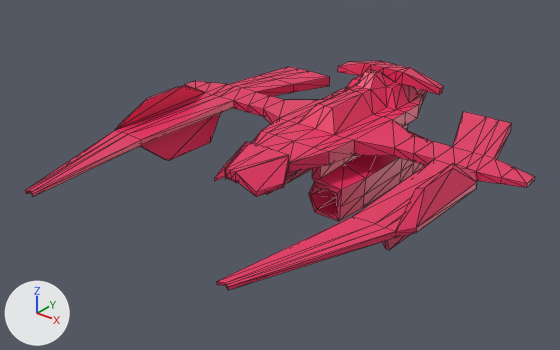
An edit to the glTF model assets/hero.glb, drawn before and after from the same camera.
Rendered twice from a 50 mm camera at (14.89, -21.85, 10.77) aimed at (-0.29, -2.88, -0.99). The lights are fixed; the arrows at lower left show +X, +Y and +Z. Mesh edges are drawn as thin lines. Where no turn or scale is listed for an object, it has been applied to the vertices. Vertices at the same position are counted once.
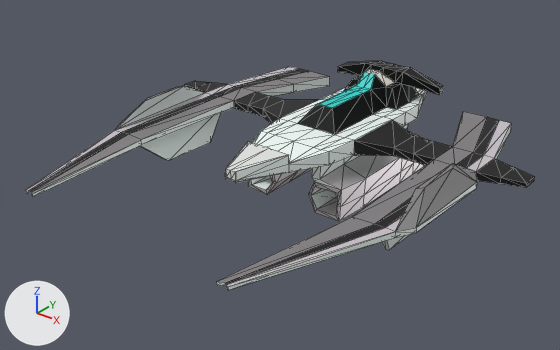
The newer file is also turned or shifted as a whole; pictures and numbers use the older file's frame.

Boxes (x1, y1, x2, y2) around the edits, measured in the pictures (560 x 350 px):
'Cube', recoloured, reshaped
    both: (25, 61, 535, 290)
part 1 of me_cube, cut back
    before: (215, 142, 289, 197)
    after: (225, 142, 289, 182)
part 2 of me_cube, recoloured
    both: (32, 71, 487, 283)
part 3 of me_cube, recoloured
    both: (26, 67, 511, 286)
part 4 of me_cube, recoloured
    both: (297, 61, 443, 135)
part 5 of me_cube, recoloured
    both: (266, 131, 428, 221)
part 6 of me_cube, recoloured
    both: (365, 69, 395, 87)
part 7 of me_cube, recoloured
    both: (118, 86, 477, 232)
part 8 of me_cube, recoloured
    both: (227, 148, 288, 182)
part 9 of me_cube, recoloured
    both: (318, 72, 375, 108)
part 10 of me_cube, recoloured
    both: (185, 81, 535, 187)
part 11 of me_cube, recoloured
    both: (29, 69, 499, 285)

The change in detail:
Material 'Material' (mat_material) changes colour from pink #e72e61 to white #f5fffb; in linear values from (0.8, 0.0277, 0.12) to (0.91, 1.0, 0.965).
Material 'Center' (mat_center) is new.
Its base color is (0.0188, 0.617, 0.582) (cyan #25cec9).
Material 'Material.001' (mat_material_001) is new.
Its base color is (0.0, 0.0, 0.0) (black #000000).
Material 'Material_Wings' (mat_material_wings) is new.
Its base color is (0.0, 0.0, 0.0) (black #000000).
Material 'Material2' (mat_material2) is new.
Its base color is (0.581, 0.541, 0.58) (light grey #c9c2c8).
Material 'Material4' (mat_material4) is new.
Its base color is (0.0172, 0.0195, 0.0183) (black #232625).
Its metallic is 1.0.
Material 'Material1' (mat_material1) is new.
Its base color is (0.472, 0.448, 0.466) (grey #b7b3b6).
Its metallic is 1.0.
Material 'Material6' (mat_material6) is new.
Its base color is (1.0, 0.958, 0.899) (white #fffaf3).
Material 'Material5' (mat_material5) is new.
Its base color is (0.838, 0.78, 0.81) (white #ece5e8).
Its metallic is 1.0.
Material 'Material7' (mat_material7) is new.
Its base color is (0.412, 0.412, 0.412) (grey #acacac).
Its metallic is 0.8.
Material 'Material8' (mat_material8) is new.
Its base color is (0.776, 0.8, 0.77) (white #e4e7e3).
me_cube is used by ob_cube; location (0.0, 0.0, 0.0).
me_cube had 462 vertices, 920 faces and spanned x -7.4..7.4, y -10.2..5.7, z -2.2..1.5.
me_cube now has 450 vertices, 896 faces and spans x -7.4..7.4, y -10.2..5.7, z -2.2..1.5.
Part 1, on me_cube:
12 vertices are removed from x -1.2..1.3, y -5.7..-3.9, z -0.4..0.4.
60 faces are deleted.
6 vertices move within x -0.9..0.9, y -5.7..-3.9, z 0.0..0.4.
15 new faces join them, mat_material (white #f5fffb).
21 new faces join them, mat_material8 (white #e4e7e3).
me_cube part 2: 18 faces spanning x -5.1..5.1, y -10.2..4.0, z 0.0..0.2 switch from mat_material (pink #e72e61) to mat_material1 (grey #b7b3b6).
me_cube part 3: 18 faces spanning x -5.9..5.9, y -10.2..3.9, z 0.0..0.2 switch from mat_material (pink #e72e61) to mat_material2 (light grey #c8c2c8).
me_cube part 4: 64 faces spanning x -2.4..2.2, y -1.2..4.4, z 0.2..1.5 switch from mat_material (pink #e72e61) to mat_material4 (black #242625).
me_cube part 5: 158 faces spanning x -2.3..2.2, y -2.5..3.1, z -2.2..-0.7 switch from mat_material (pink #e72e61) to mat_material5 (white #ece5e8).
me_cube part 6: 12 faces spanning x -0.6..0.6, y 2.2..3.1, z 1.0..1.5 switch from mat_material (pink #e72e61) to mat_material6 (white #fffaf3).
me_cube part 7: 24 faces spanning x -6.3..6.2, y -5.4..-0.7, z -0.1..0.9 switch from mat_material (pink #e72e61) to mat_material7 (grey #acacac).
me_cube part 8: 8 faces spanning x -0.2..0.8, y -5.7..-3.8, z 0.0..0.4 switch from mat_material (pink #e72e61) to mat_material8 (white #e4e7e3).
me_cube part 9: 12 faces spanning x -0.3..0.3, y -0.7..2.2, z 1.0..1.5 switch from mat_material (pink #e72e61) to mat_center (cyan #25cec9).
me_cube part 10: 64 faces spanning x -7.4..7.4, y -1.2..1.2, z -0.3..0.3 switch from mat_material (pink #e72e61) to mat_material_wings (black #000000).
me_cube part 11: 18 faces spanning x -5.5..5.5, y -10.2..4.0, z 0.0..0.2 switch from mat_material (pink #e72e61) to mat_material_001 (black #000000).
